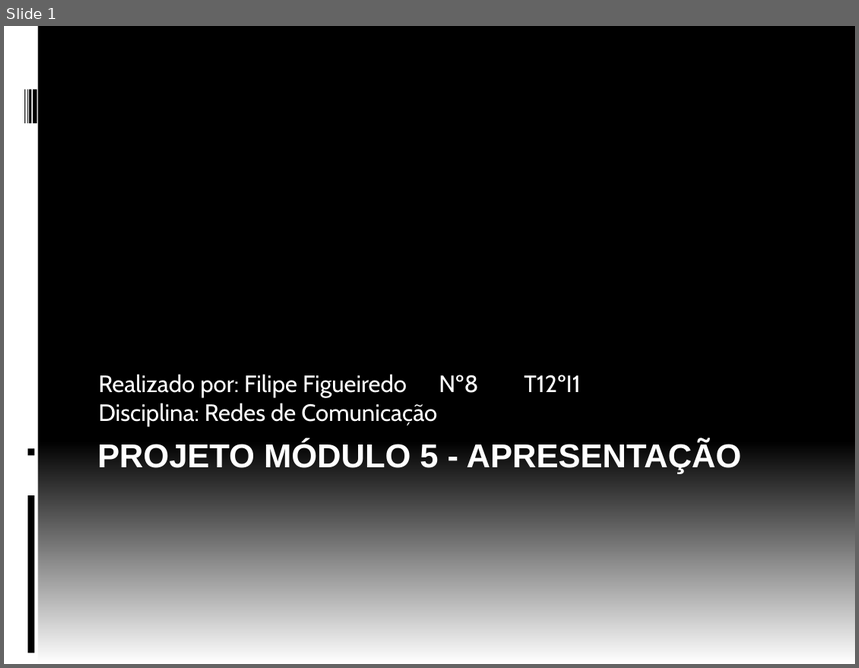
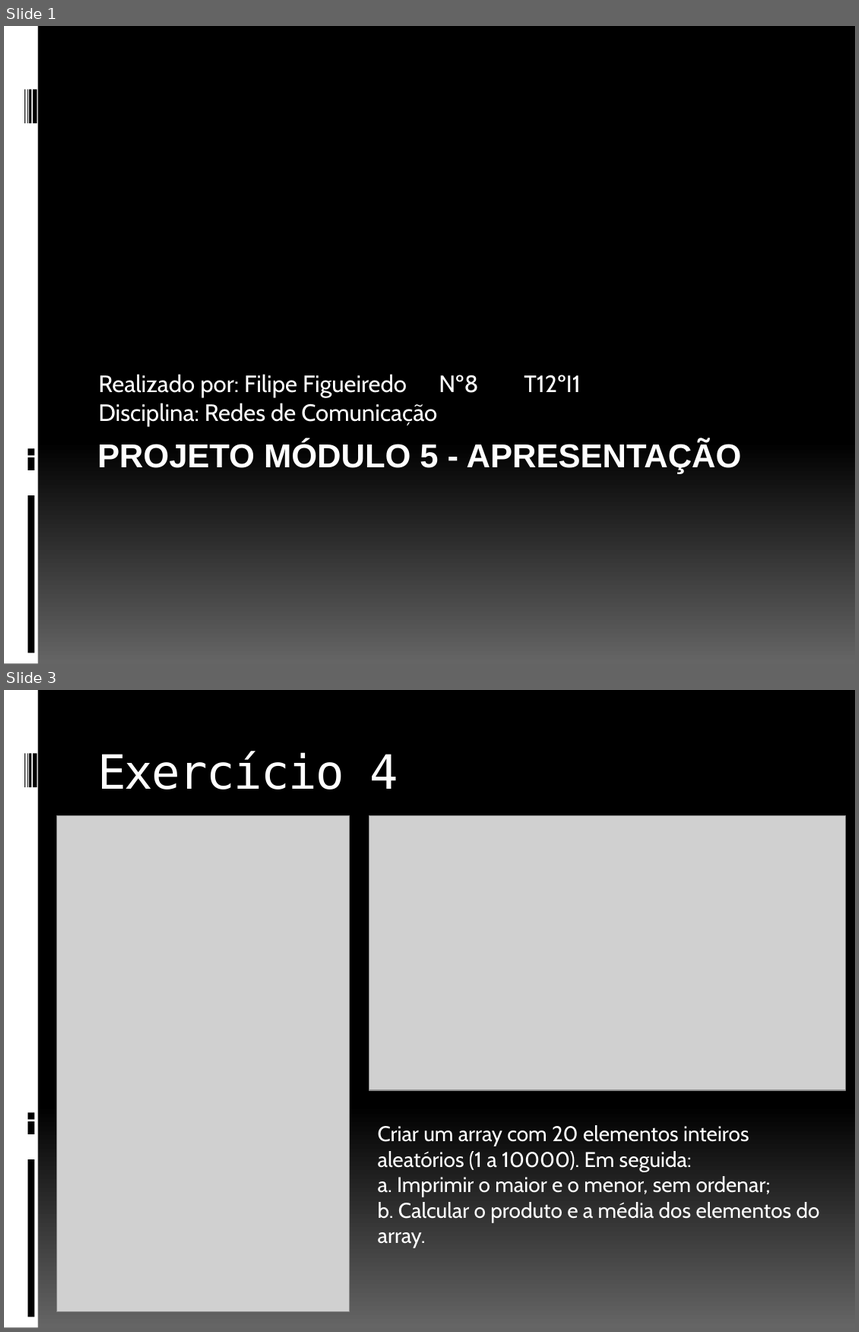
Before and after one commit to filipefigueiredo0812/redes, a slide deck: teste/Projeto Módulo 5 - Apresentação.pptx. Shown one above the other, each under a label of ours: slide 1 before the commit, slides 1 and 3 after it; the slides between them are not shown. The pictures are 859x668 and 859x1332 pixels, drawn with LibreOffice and Linux fonts; fonts in the diff are those of the drawing; grey boxes stand for pictures. Boxes give left, top, right and bottom in pixels: in the first picture for what was removed or moved away, otherwise in the second. Text is boxed around its words. In the diff, an @@ line names an element or a change of style, - is before the commit and + after.

```diff
--- a/teste/Projeto Módulo 5 - Apresentação.pptx
+++ b/teste/Projeto Módulo 5 - Apresentação.pptx
@@ slide 3 added at (4, 690, 855, 1328), background gradient #000000 to #656565; not listed: 9 template elements that a slide beside it also shows @@
@@ title added at (97, 751, 398, 790), 40 pt, text #FFFFFF @@
+Exercício 4
@@ picture added at (56, 816, 350, 1312) @@
@@ picture added at (369, 816, 846, 1091) @@
@@ text added at (378, 1125, 820, 1249), 18 pt, text #FFFFFF @@
+Criar um array com 20 elementos inteiros aleatórios (1 a 10000). Em seguida:
+a. Imprimir o maior e o menor, sem ordenar;
+b. Calcular o produto e a média dos elementos do array.
@@ slide 1 changed as well @@
@@ background gradient #000000 to #FFFFFF to gradient #000000 to #656565 @@
@@ rectangle at (28, 458, 34, 471): fill #FFFFFF to #000000 @@
```
Also in this commit, not shown: 1 other slide changed, 1 other slide added, 2 slides removed, 3 other files.
